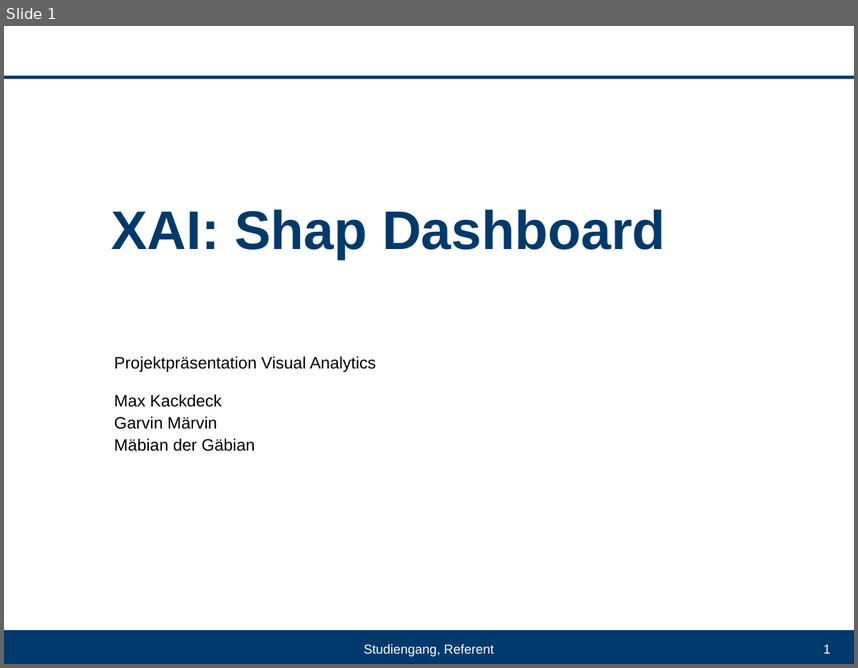
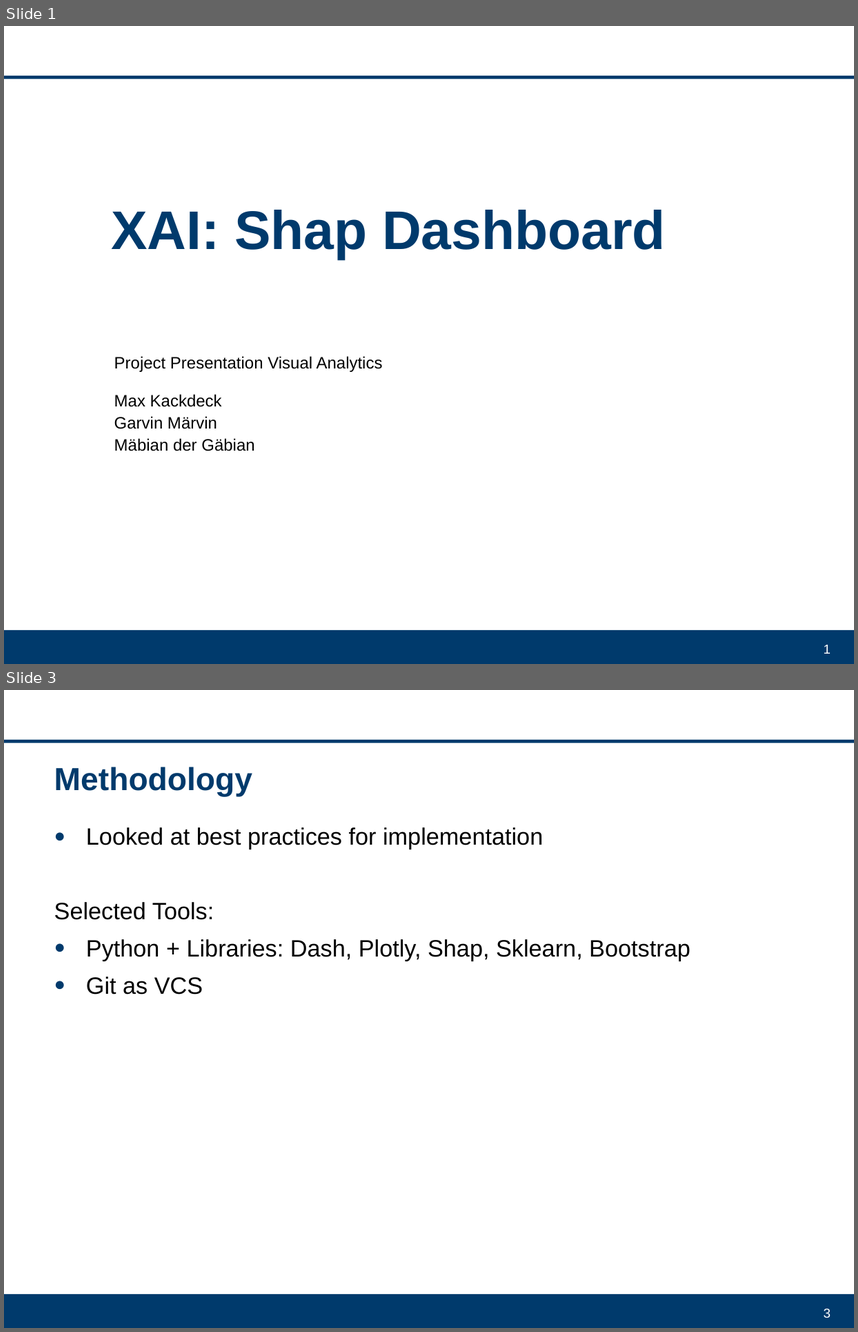
Before and after one commit to DrFab1/va_explainable_ai, a slide deck: VA_Projekt.ppt. Shown one above the other, each under a label of ours: slide 1 before the commit, slides 1 and 3 after it; the slides between them are not shown. The pictures are 858x668 and 858x1332 pixels, drawn with LibreOffice and Linux fonts; fonts in the diff are those of the drawing; background and template pictures are left out. Boxes give left, top, right and bottom in pixels: in the first picture for what was removed or moved away, otherwise in the second. Text is boxed around its words. In the diff, an @@ line names an element or a change of style, - is before the commit and + after.

```diff
--- a/VA_Projekt.ppt
+++ b/VA_Projekt.ppt
@@ slide 3 added at [4,690,854,1328], background #FFFFFF; not listed: 2 template elements that a slide beside it also shows @@
@@ title added at [54,767,252,796], 27 pt, text #003A6C, bold @@
+Methodology
@@ text added at [54,827,691,994], 20 pt, text #000000 @@
+● Looked at best practices for implementation
+Selected Tools:
+● Python + Libraries: Dash, Plotly, Shap, Sklearn, Bootstrap
+● Git as VCS
@@ page number added at [824,1308,831,1317], 11 pt, text #FFFFFF @@
+3
@@ slide 1 changed as well @@
@@ subtitle at [114,356,383,372]: text changed @@
-Projektpräsentation Visual Analytics
+Project Presentation Visual Analytics
@@ text removed at [363,644,494,656] @@
-Studiengang, Referent
```
Also in this commit, not shown: 1 other slide changed, 3 other slides added, 3 slides removed.
